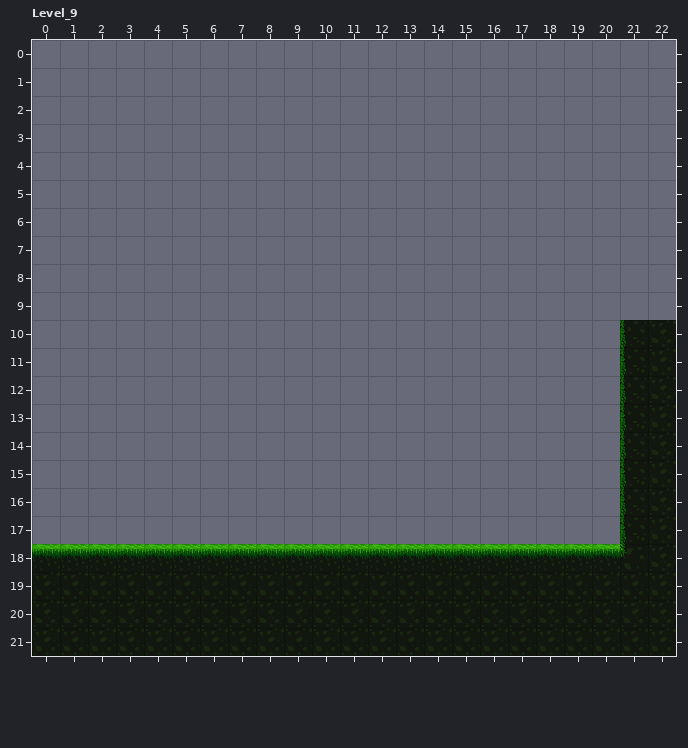
One commit to this LDtk project: Assets/Mefedron(kolya)/LDtk_Lvls/Lvl_3.ldtk. Above, as it was before the edit.
Cells are 32x32 px. Shown: Level_9 x 0..22, y 0..21. The commit also changed other parts of the map, which this record leaves out. The old version is drawn lined up with the new one.
And afterwards:
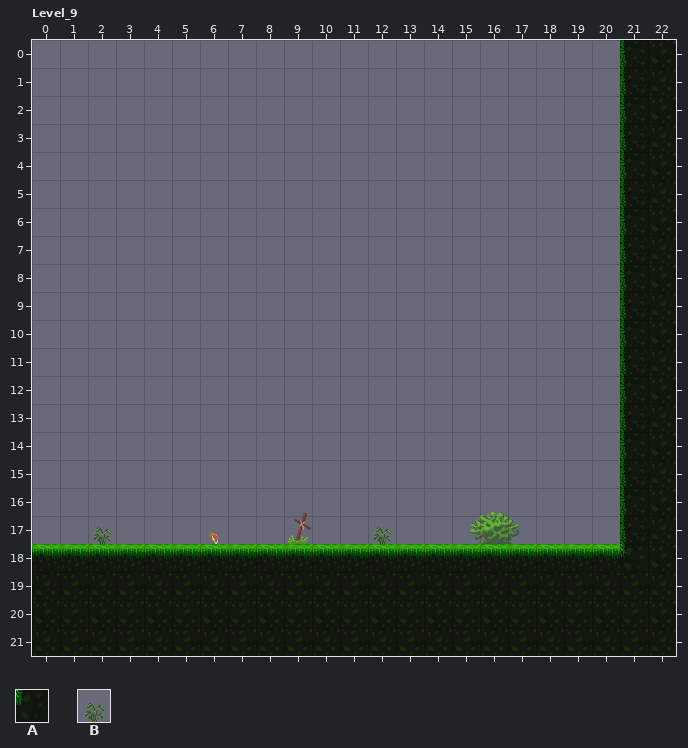
Key: from "Ground": A 1 "Ground"; from "Objects": B 1 "Objects".
_ is an empty cell.
Tiles of an added or newly shown layer are drawn over the layers below it.
Diff:
Changed rows in their new state; . is an unchanged cell.
map size 23x12 -> 23x22 cells (old content now starts at 0,10; both pictures use the new coordinates)
Layer "Ground":
first column x 21:
 0 AA
 1 AA
 2 AA
 3 AA
 4 AA
 5 AA
 6 AA
 7 AA
 8 AA
 9 AA
Layer "Objects" (added):
first column x 2:
17 B...B..B..B...B
